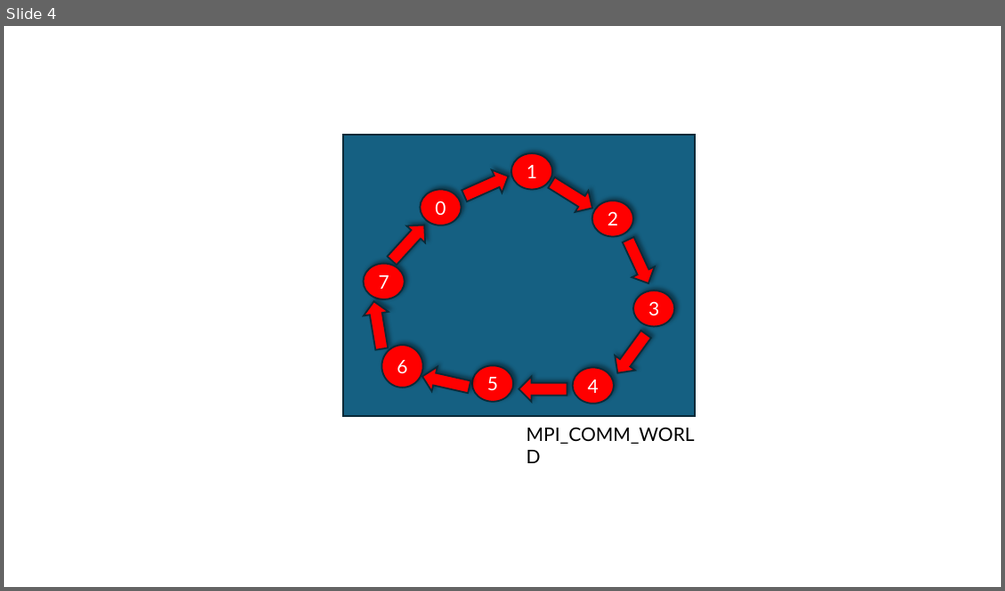
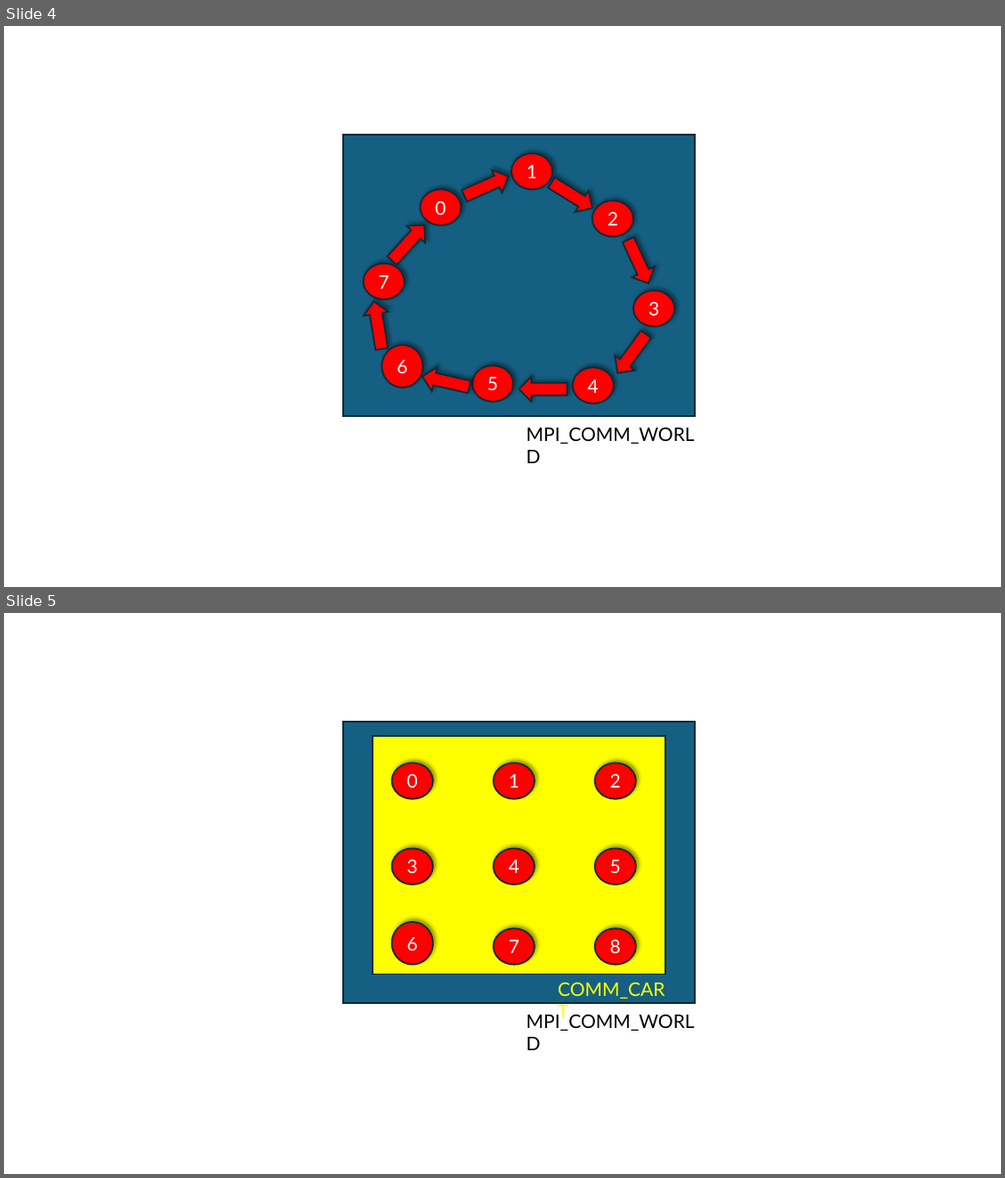
Before and after one commit to marioa/MPI-from-scratch, a slide deck: imgs/images.pptx. Shown one above the other, each under a label of ours: slide 4 before the commit, slides 4 and 5 after it. The pictures are 1005x591 and 1005x1178 pixels, drawn with LibreOffice and Linux fonts; fonts in the diff are those of the drawing. Boxes give left, top, right and bottom in pixels: in the first picture for what was removed or moved away, otherwise in the second. Text is boxed around its words. In the diff, an @@ line names an element or a change of style, - is before the commit and + after.

```diff
--- a/imgs/images.pptx
+++ b/imgs/images.pptx
@@ slide 5 added at (4, 613, 1001, 1174), background #FFFFFF @@
@@ group added at (343, 722, 695, 1030): 9 ellipses, 2 rectangles, 2 texts @@
+MPI_COMM_WORLD
+0
+2
+3
+4
+5
+1
+6
+7
+8
+COMM_CART
```
Also in this commit, not shown: 2 other files.
